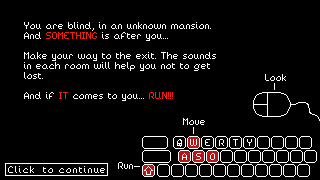
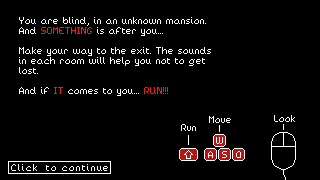
Layer changes from the first 320 x 180 image to the second:
removed layer "Copie de Calque" over [118, 74, 320, 177]
removed layer "Calque" over [118, 74, 320, 177]
added layer "Qwerty Layout" above "Azerty Layout" over [179, 115, 296, 180]
added layer "Azerty Layout" above "Click" over [179, 115, 296, 180]
renamed "Calque #2" to "Click", painted on it over [5, 161, 111, 176]
renamed "Text Pilo" to "Text", painted on it over [19, 17, 216, 101]
